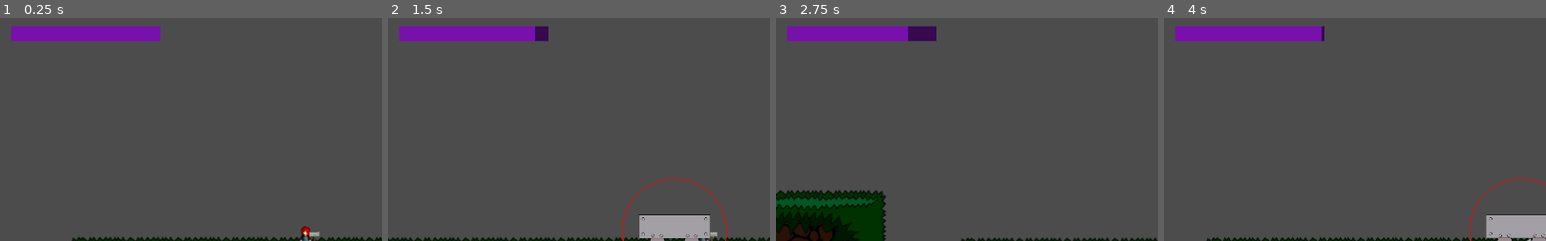
Above: before the commit, frames 1-4 (left to right).
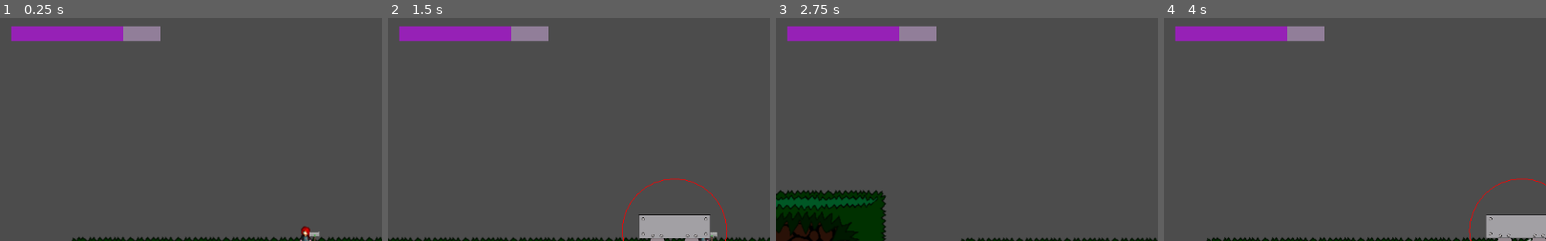
Above: after the commit, the same moments.

Repository: Jantho1990/Hammertime-Prototype
Game: Godot game, scene res://screens/GameScreen.tscn
Same seed, same stepped clock (60 frames per second), same inputs: the game is played once before the commit and once after it.
Inputs (mouse positions are % of the whole screen's width and height, from its top left):
- Up to frame 1 (0.25 s): no input
- Up to frame 2 (1.5 s): tap Enter (ui_accept) at 0.5, 0.77 s; move the mouse to (72, 45) at 0.52 s; hold D (ui_right) 0.53-1.25 s; right-click (72, 45) at 0.6 s; click (72, 45) at 0.67 s; drag from (41, 48) to (4, 58) at 1.27 s
- Up to frame 3 (2.75 s): move the mouse to (60, 28) at 2.02 s; hold A (ui_left) from 2.03 s (still down); right-click (60, 28) at 2.1 s
- Up to frame 4 (4 s): release A (ui_left) at 2.75 s; drag from (45, 70) to (10, 47) at 2.77 s; move the mouse to (80, 65) at 3.52 s; hold D (ui_right) from 3.53 s (still down); click (80, 65) at 3.6 s; tap Enter (ui_accept) at 3.77 s; right-click (80, 65) at 3.8 s
The pictures show only the part of the screen within x 0-50%, y 1-51%; the shares and areas given below are measured in that part.

The runs differ from the first frame. In frame 1, 2.6% of the frame differs, in the area x 3-42%, y 3-11%; in frame 2, 2.6%; in frame 3, 2.6%; in frame 4, 2.6%.

Commit message:
fixing bugs with the spellcasting ui; added ReductionBar to SpellcasterEnergyBar

Diff:
--- a/ui/Interface.tscn
+++ b/ui/Interface.tscn
@@ -5,9 +5,10 @@
 
 [node name="Interface" type="CanvasLayer"]
 
-[node name="UI" type="MarginContainer" parent="."]
-anchor_right = 1.0
-anchor_bottom = 1.0
+[node name="EnergyBarUI" type="MarginContainer" parent="."]
+margin_right = 230.0
+margin_bottom = 50.0
+rect_min_size = Vector2( 200, 20 )
 custom_constants/margin_right = 15
 custom_constants/margin_top = 15
 custom_constants/margin_left = 15
@@ -16,15 +17,13 @@
 "_edit_use_anchors_": false
 }
 
-[node name="EnergyBarContainer" type="HBoxContainer" parent="UI"]
+[node name="SpellcasterEnergyBar" parent="EnergyBarUI" instance=ExtResource( 1 )]
+anchor_right = 0.0
+anchor_bottom = 0.0
 margin_left = 15.0
 margin_top = 15.0
-margin_right = 1009.0
-margin_bottom = 585.0
-
-[node name="SpellcasterEnergyBar" parent="UI/EnergyBarContainer" instance=ExtResource( 1 )]
-margin_right = 200.0
-margin_bottom = 20.0
+margin_right = 215.0
+margin_bottom = 35.0
 
 [node name="DebugContainer" type="MarginContainer" parent="."]
 anchor_left = 1.0
--- a/ui/SpellcasterEnergyBar.gd
+++ b/ui/SpellcasterEnergyBar.gd
@@ -1,16 +1,19 @@
-extends ProgressBar
+extends Control
 
 
 # Declare member variables here. Examples:
 # var a = 2
 # var b = "text"
-
+var EnergyBar
+var ReductionBar
 
 # Called when the node enters the scene tree for the first time.
 func _ready():
+  EnergyBar = $EnergyBar
+  ReductionBar = $ReductionBar
   GlobalSignal.listen('energy_change', self, '_on_Energy_change')
 
 
 func _on_Energy_change(data):
   var energy = data.energy
-  value = energy
+  EnergyBar.value = energy
--- a/ui/SpellcasterEnergyBar.tscn
+++ b/ui/SpellcasterEnergyBar.tscn
@@ -1,23 +1,55 @@
-[gd_scene load_steps=4 format=2]
+[gd_scene load_steps=6 format=2]
 
 [ext_resource path="res://ui/SpellcasterEnergyBar.gd" type="Script" id=1]
 
 [sub_resource type="StyleBoxFlat" id=1]
-bg_color = Color( 0.478125, 0.0666667, 0.686275, 1 )
+bg_color = Color( 0.592157, 0.133333, 0.717647, 1 )
 
 [sub_resource type="StyleBoxFlat" id=2]
-bg_color = Color( 0.215686, 0.0392157, 0.317647, 1 )
+bg_color = Color( 0.184314, 0.0470588, 0.223529, 1 )
 
-[node name="SpellcasterEnergyBar" type="ProgressBar"]
-margin_right = 4.0
-margin_bottom = 14.0
+[sub_resource type="StyleBoxFlat" id=3]
+bg_color = Color( 0.572549, 0.498039, 0.603922, 1 )
+
+[sub_resource type="StyleBoxFlat" id=4]
+bg_color = Color( 0.6, 0.6, 0.6, 0 )
+
+[node name="SpellcasterEnergyBar" type="Control"]
+anchor_right = 1.0
+anchor_bottom = 1.0
+margin_right = -824.0
+margin_bottom = -580.0
 rect_min_size = Vector2( 200, 20 )
+script = ExtResource( 1 )
+__meta__ = {
+"_edit_use_anchors_": false
+}
+
+[node name="EnergyBar" type="ProgressBar" parent="."]
+anchor_right = 1.0
+anchor_bottom = 1.0
 custom_styles/fg = SubResource( 1 )
 custom_styles/bg = SubResource( 2 )
 step = 1.0
 value = 50.0
 percent_visible = false
-script = ExtResource( 1 )
 __meta__ = {
 "_edit_use_anchors_": false
 }
+
+[node name="ReductionBar" type="ProgressBar" parent="."]
+anchor_right = 1.0
+anchor_bottom = 1.0
+margin_left = 200.0
+margin_top = 20.0
+margin_right = 200.0
+margin_bottom = 20.0
+rect_rotation = 180.0
+custom_styles/fg = SubResource( 3 )
+custom_styles/bg = SubResource( 4 )
+step = 1.0
+value = 25.0
+percent_visible = false
+__meta__ = {
+"_edit_use_anchors_": false
+}
